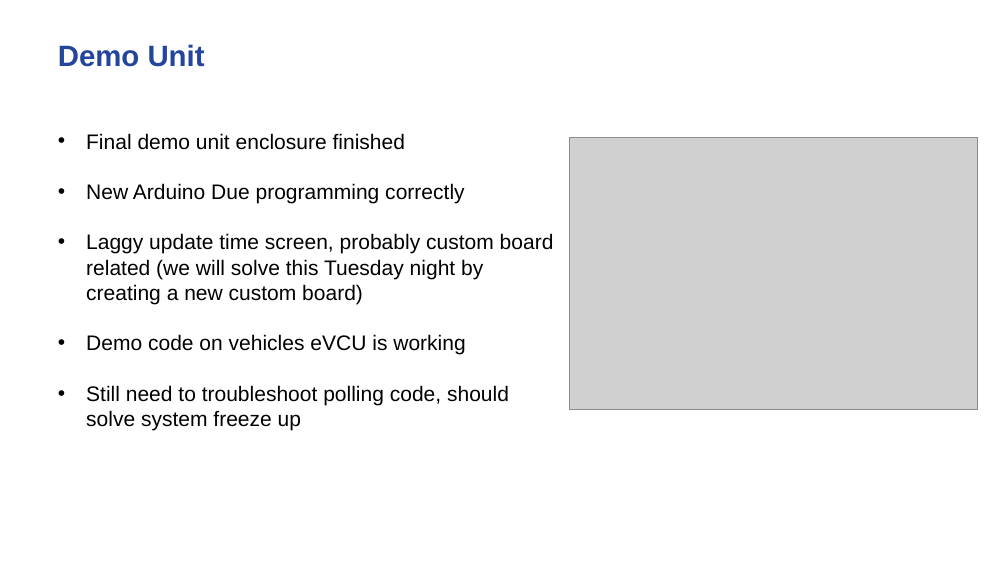
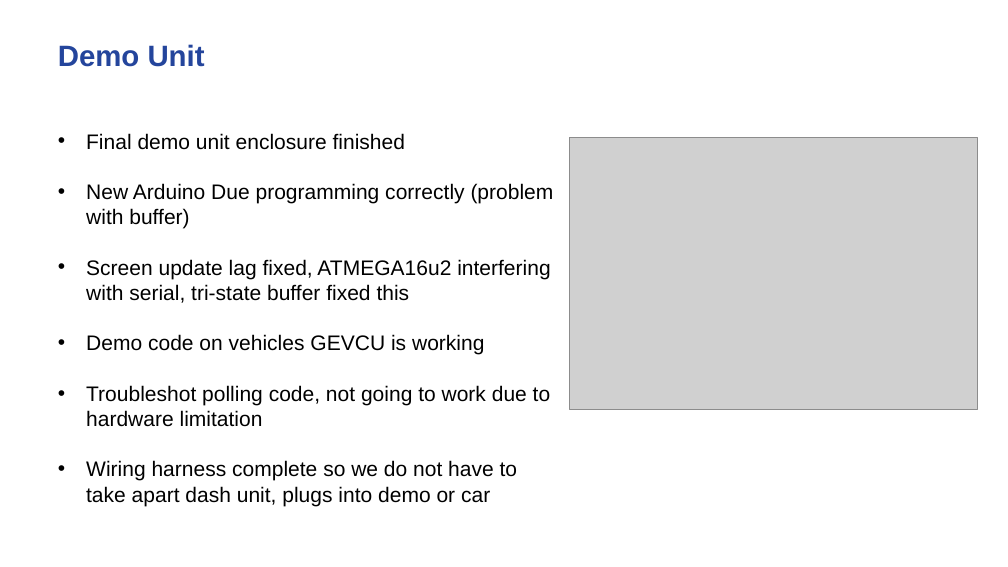
Before and after one commit to noahterickson/DigitalDash, a slide deck: slide 2 of Documentation/Capstone Documents/Meetings/capstone_meeting_6-3-15.pptx. Drawn at 1008x567 pixels with LibreOffice and Linux fonts; fonts in the diff are those of the drawing; grey boxes stand for pictures; background and template pictures are left out. Boxes give left, top, right and bottom in pixels: in the first picture for what was removed or moved away, otherwise in the second. Text is boxed around its words. In the diff, an @@ line names an element or a change of style, - is before the commit and + after.

Commit message:
Slide updates

```diff
--- a/Documentation/Capstone Documents/Meetings/capstone_meeting_6-3-15.pptx
+++ b/Documentation/Capstone Documents/Meetings/capstone_meeting_6-3-15.pptx
@@ text at [86,183,554,506]: text changed @@
-• New Arduino Due programming correctly
-• Laggy update time screen, probably custom board related (we will solve this Tuesday night by creating a new custom board)
-• Demo code on vehicles eVCU is working
-• Still need to troubleshoot polling code, should solve system freeze up
+• New Arduino Due programming correctly (problem with buffer)
+• Screen update lag fixed, ATMEGA16u2 interfering with serial, tri-state buffer fixed this
+• Demo code on vehicles GEVCU is working
+• Troubleshot polling code, not going to work due to hardware limitation
+• Wiring harness complete so we do not have to take apart dash unit, plugs into demo or car
```
Also in this commit, not shown: 1 other slide changed.
